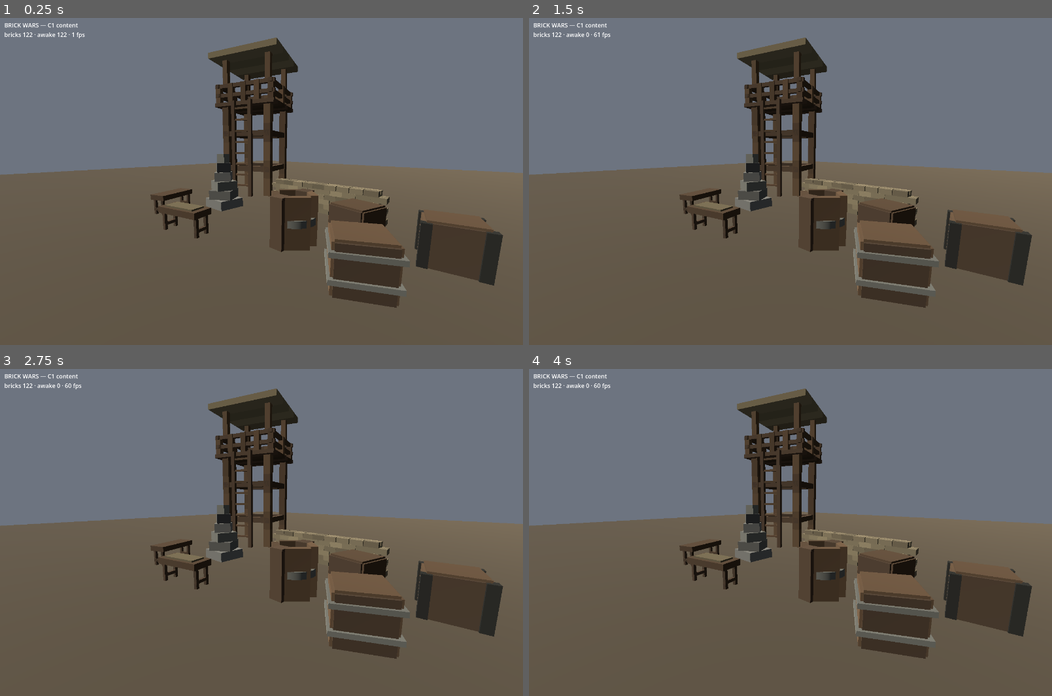
Above: before the commit, frames 1-4 (two rows, left to right).
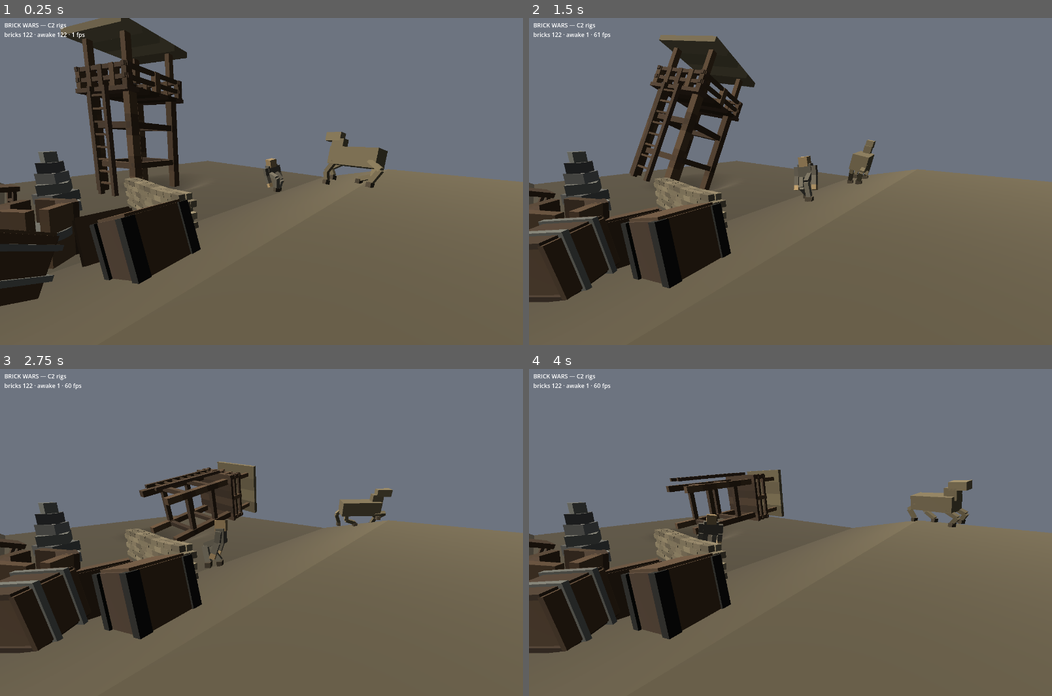
Above: after the commit, the same moments.

Repository: devmarissa/brick-wars
Game: Godot game, scene res://main.tscn
The game is run twice, just before and just after one commit, with the same random seed, the same clock (stepped at 60 frames per second) and the same inputs.
Inputs:
- Up to frame 1 (0.25 s): no input
- Up to frame 2 (1.5 s): no input
- Up to frame 3 (2.75 s): no input
- Up to frame 4 (4 s): no input

The runs differ from the first frame. In frame 1, 31% of the frame differs, in the area x 0-100%, y 0-89%; in frame 2, 29%; in frame 3, 26%; in frame 4, 26%.

Commit message:
#66/#69: the world stands on uneven ground, and `rig` stops apologising
The sandbox floor was a flat plate, and a flat plate cannot show foot planting — every foot
lands at y = 0 whether the solver works or not. It is `TestGround` now: a slope, a step and a
hole, which is the only kind of ground a planting solver can be judged against. `make_ground()`
and `DROP_HEIGHT` stay exactly where they were, because `case_bricks_fall` and
`case_sleep_pattern` need something flat to be meaningful on, and both are still green.

Swapping it is not free and the cost is `_on_ground`. Every `LAYOUT` position was authored
against a floor at zero: the watchtower stood at y = 0 at (-5, -2.4), which on this ground is
inside the bowl where the surface is -0.358, and half the crates would have landed partly
inside the terrain. Rather than re-author nine hand-placed positions against a surface C3
replaces anyway, each entry is lifted by the height of the ground under it — so the table still
reads as "0.12 m above the floor, wherever the floor is".

Then the part the milestone is judged by: the soldier and the horse are in the world, walking.
They walk circles rather than straight lines because a screenshot has to catch them mid-stride
and a walker heading due north leaves the map while the tool is still settling. The radius is
stated as the arithmetic it is — speed over turn rate — so that changing either number cannot
silently walk a creature into the watchtower. The camera was pulled back and down through four
passes; the first framing had the horse as a brown box in the far distance and the soldier
hidden behind the watchtower.

`docs/c2_walkers.png` is the result. Both creatures read as what they are, and the horse's
forelegs and hind legs visibly bend opposite ways.

`rig_module` is no longer a stub. The bar was BUILD-ORDER's C2 sentence rather than a line
count, and both halves of it are demonstrable in `case_walker.gd` against real physics. Its
docstring now says what it still does not do — ragdolls at C5, turret tracking at C6, and the
physical constraint budgets, which `AssetValidator.DORMANT` already announces at boot rather
than pretending to enforce.

`case_module_graph` asserted a stub *count* and went red on 9 → 8, which is the test correctly
noticing an intended change. It names them now. A count says "one of these is wrong" and
leaves you to work out which; the failure it gave — `got 8, wanted 9` — is a sentence with no
subject in it. Naming them also caught my own wrong guess immediately: `ui` has not been a stub
since C0.

Gate: 20 cases, 874 checks, nothing over 300 lines, 8 modules still honestly stubs.

Diff:
--- a/game/core/mode/sandbox.gd
+++ b/game/core/mode/sandbox.gd
@@ -12,9 +12,19 @@
 ## map format is C7's problem — so `LAYOUT` is a table rather than a sequence of calls,
 ## which makes turning it into a file later a reader instead of a rewrite.
 ##
-## The plate, the sun, the sky and the camera are carried over from the greybox unchanged,
-## on purpose. They are the parts of the picture that are not being tested, and holding
-## them still is what makes the before-and-after screenshots comparable.
+## The sun, the sky and the camera were carried over from the greybox unchanged through C1, on
+## purpose: they are the parts of the picture that are not being tested, and holding them still is
+## what makes the before-and-after screenshots comparable. The floor stopped being one of those at
+## C2. A flat plate cannot show foot planting — every foot lands at y = 0 whether the solver works
+## or not — so the world is `TestGround` now, and the plate survives only as `make_ground()` for
+## the physics tests that still need something flat to be meaningful on.
+##
+## Swapping it is not free, and the cost is `_on_ground`. Every `LAYOUT` position was authored
+## against a floor at zero: the watchtower stood at y = 0 at (-5, -2.4), which on this ground is
+## inside the bowl where the surface is -0.358, and half the crates landed partly inside the
+## terrain. Rather than re-author nine hand-placed positions against a surface that will be
+## replaced again at C3 by the real earth field, each entry is lifted by the height of the ground
+## under it. The table still reads as "0.12 m above the floor, wherever the floor is".
 
 const GROUND_SIZE := Vector3(60, 1, 60)
 const GROUND_COLOUR := Color("5e5240")
@@ -47,7 +57,25 @@
 	{"id": "core:table_map", "at": Vector3(-1.6, DROP_HEIGHT, 4.2), "yaw": 15.0},
 ]
 
+## The two creatures C2 is judged by, and where they walk. Circles rather than straight lines,
+## because a screenshot has to catch them mid-stride and a walker heading due north leaves the map
+## while the tool is still settling. The radius is a consequence of the speed and the turn rate,
+## not a number of its own: at `WALK_SPEED` and this much yaw per second a walker comes round in
+## about two and a half metres, which fits between the props and the edge.
+##
+## Both centres are clear of the bowl and clear of everything in `LAYOUT`. The horse's is out on
+## the ramp on purpose — a creature walking across a slope is the whole of what foot planting buys,
+## and on flat ground it is indistinguishable from a creature with no solver at all.
+const DEMO_TURN := 0.9
+const WALKERS := [
+	{"id": "core:soldier", "around": Vector2(1.2, -4.2), "phase": 0.0},
+	{"id": "testpack:horse", "around": Vector2(5.8, -4.6), "phase": PI},
+]
+
 var spawned: Array[BuiltAsset] = []
+var walkers: Array[Walker] = []
+
+var _demo := 0.0
 
 
 ## Builds the world and returns what it put in it. Takes the content module rather than
@@ -65,10 +93,55 @@
 			continue
 		built.transform = Transform3D(
 			Basis.from_euler(Vector3(0.0, deg_to_rad(float(entry.get("yaw", 0.0))), 0.0)),
-			entry["at"])
+			_on_ground(entry["at"]))
 		add_child(built)
 		spawned.append(built)
+	_add_walkers(content)
 	return spawned
+
+
+## A position authored against a flat floor, lifted onto the real surface. Off the map the height
+## is meaningless, so it stays where it was put and falls — which is the honest outcome and looks
+## like one, rather than a prop hovering at the height of the last valid sample.
+static func _on_ground(at: Vector3) -> Vector3:
+	if not TestGround.contains(at.x, at.z):
+		return at
+	return Vector3(at.x, at.y + TestGround.height_at(at.x, at.z), at.z)
+
+
+## The soldier and the horse, walking. This is the part of the sandbox that is not a still life,
+## and it is here rather than in a mode of its own because C2's done-condition is a sentence about
+## two creatures moving over uneven ground — so the world the milestone is judged in has to have
+## them in it.
+func _add_walkers(content: Module) -> void:
+	walkers.clear()
+	for entry in WALKERS:
+		var asset: ResolvedAsset = content.resolver.get_asset(String(entry["id"]))
+		if asset == null:
+			push_error("sandbox: no asset `%s` for a walker — its pack may be off" % entry["id"])
+			continue
+		var walker := Walker.of(asset, content.materials, content.palette)
+		for problem in walker.warnings:
+			push_warning("sandbox: %s: %s" % [entry["id"], problem])
+		var around: Vector2 = entry["around"]
+		walker.position = _on_ground(Vector3(around.x, DROP_HEIGHT, around.y - _radius()))
+		add_child(walker)
+		walkers.append(walker)
+
+
+## Drive the demo. Each walker is asked for a heading that turns at a constant rate, which walks
+## it round a circle it cannot leave — deterministic, and the same picture every capture.
+func _physics_process(delta: float) -> void:
+	_demo += delta
+	for i in walkers.size():
+		var heading := _demo * DEMO_TURN + float(WALKERS[i]["phase"])
+		walkers[i].wish = Vector2(cos(heading), sin(heading))
+
+
+## How wide a circle a walker at walking speed makes at `DEMO_TURN`. Stated as the arithmetic it
+## is, so that changing either number does not silently walk a creature into the watchtower.
+static func _radius() -> float:
+	return Walker.WALK_SPEED / DEMO_TURN
 
 
 ## One asset, built through the whole pipeline and handed back unparented and unplaced.
@@ -100,11 +173,17 @@
 		lines.append("  %-28s %3d bod%s  %8.1f kg%s" % [
 			built.asset_id, built.body_count(), "y " if built.body_count() == 1 else "ies",
 			built.mass, "  (declared)" if built.mass_declared else ""])
-	return "sandbox: %d asset(s)\n%s" % [spawned.size(), "\n".join(lines)]
-
-
+	for walker in walkers:
+		lines.append("  %-28s %s" % [walker.asset_id, walker.report()])
+	return "sandbox: %d asset(s), %d walker(s)\n%s" % [
+		spawned.size(), walkers.size(), "\n".join(lines)]
+
+
+## `TestGround` rather than the plate. C3 replaces this with the real earth field; until then it
+## is the only ground in the build with a slope, a step and a hole in it, which is the only kind a
+## foot-planting solver can be judged against.
 func _add_ground() -> void:
-	add_child(make_ground())
+	add_child(TestGround.make())
 
 
 ## The plate, with its top face at y = 0. Static and separate for the same reason
@@ -161,6 +240,10 @@
 	var cam := Camera3D.new()
 	cam.name = "Camera"
 	add_child(cam)
-	cam.global_position = Vector3(4.7, 2.6, 7.2)
-	cam.look_at(Vector3(-1.3, 1.3, 1.0))
+	# Pulled back and raised at C2. The C1 framing was chosen for a still life of props on a flat
+	# plate; the subject now is two creatures walking over ground with a slope, a step and a hole
+	# in it, and the walkers' circles reach four metres further from the camera than anything in
+	# `LAYOUT` does. A frame that crops them is a frame that shows none of what the milestone did.
+	cam.global_position = Vector3(8.4, 3.1, 2.4)
+	cam.look_at(Vector3(2.4, 1.0, -4.6))
 	cam.current = true
--- a/game/core/rig/rig_module.gd
+++ b/game/core/rig/rig_module.gd
@@ -8,9 +8,13 @@
 ## quadruped has to be possible in data alone, with no core code written for it. The
 ## four-legged test creature walks here, in C2, long before any horse art exists.
 ##
-## Placeholder until C2. It boots, it declares its boundary, and it does nothing
-## else — which is honest, and which means the module graph is real from day one instead of
-## being retrofitted onto whatever ended up talking to whatever.
+## The rig system lives under `core/rig/` and is reached through its classes rather than through
+## this node: `Rig` builds a hierarchy and poses it, `TwoBoneIK` bends a limb, `Footing` plants a
+## foot and levels a body, `Gait` turns a speed into a step cycle, `Leg` measures one off its rest
+## pose, `Locomotion` runs them in order, `Walker` puts the result on a body physics owns, and
+## `LocomotionRules` and `RigRules` refuse the data that would break any of it. None of that needs
+## a module instance to hold it, which is why this file is short and is not a sign that nothing
+## happened.
 
 
 func module_name() -> StringName:
@@ -21,5 +25,16 @@
 	return "C2"
 
 
+## No longer a stub as of C2. The bar was BUILD-ORDER's C2 sentence rather than a line count: *a
+## soldier defined entirely in data walks, sprints and jumps over uneven ground with feet that
+## plant correctly, and a four-legged test creature walks using the same system*. Both halves are
+## demonstrable — `core:soldier` and `testpack:horse` do it in `case_walker.gd` against real
+## physics, and the second of them comes out of a non-core pack with no core change, which is the
+## horse test this module's own docstring said it would live or die on.
+##
+## What it still does not do is later milestones' problem. Nothing here converts a rig to a
+## ragdoll (C5), tracks a turret or puts hands on controls (C6), or enforces the physical
+## constraint budgets — `AssetValidator.DORMANT` says so at boot rather than pretending, because
+## RIG-SPEC §2 and §6 assert those budgets exist and state no numbers to check against.
 func module_is_stub() -> bool:
-	return true
+	return false
--- a/game/core/ui/ui_module.gd
+++ b/game/core/ui/ui_module.gd
@@ -44,5 +44,5 @@
 	if _acc < REFRESH_SECONDS:
 		return
 	_acc = 0.0
-	label.text = "BRICK WARS — C1 content\nbricks %d · awake %d · %d fps" % [
+	label.text = "BRICK WARS — C2 rigs\nbricks %d · awake %d · %d fps" % [
 		_physics.count_bricks(), _physics.count_awake(), Engine.get_frames_per_second()]
--- a/game/tests/cases/case_module_graph.gd
+++ b/game/tests/cases/case_module_graph.gd
@@ -36,10 +36,17 @@
 		for dep in k.modules[name].module_depends():
 			t.ok(at[dep] < at[name], "%s starts before %s that depends on it" % [dep, name])
 
-	# The number goes down once per milestone and never up, so it is worth being a literal:
-	# a module quietly flipping to non-stub because somebody put code in it, rather than
-	# because its milestone's done-condition was walked, is exactly the drift this catches.
-	t.eq(k.stub_names().size(), 9, "nine modules still honestly declare themselves stubs")
+	# Which modules are still stubs, by name rather than by count. The list shrinks once per
+	# milestone and never grows, and being a literal is the point: a module quietly flipping to
+	# non-stub because somebody put code in it, rather than because its milestone's
+	# done-condition was walked, is exactly the drift this catches.
+	#
+	# Named rather than counted because a count says "one of these is wrong" and leaves you to
+	# work out which. It was a count until C2 un-stubbed `rig`, and the failure it gave —
+	# `got 8, wanted 9` — is a sentence with no subject in it.
+	t.eq(",".join(ContentLoader.sorted_names(k.stub_names())),
+		"ai,audio,combat,earth,net,vehicle,verbs,vfx",
+		"exactly these modules still honestly declare themselves stubs")
 	t.ok(not k.stub_names().has(&"content"), "and `content` is not one of them as of C1")
 
 
Binary file added: game/docs/c2_walkers.png
